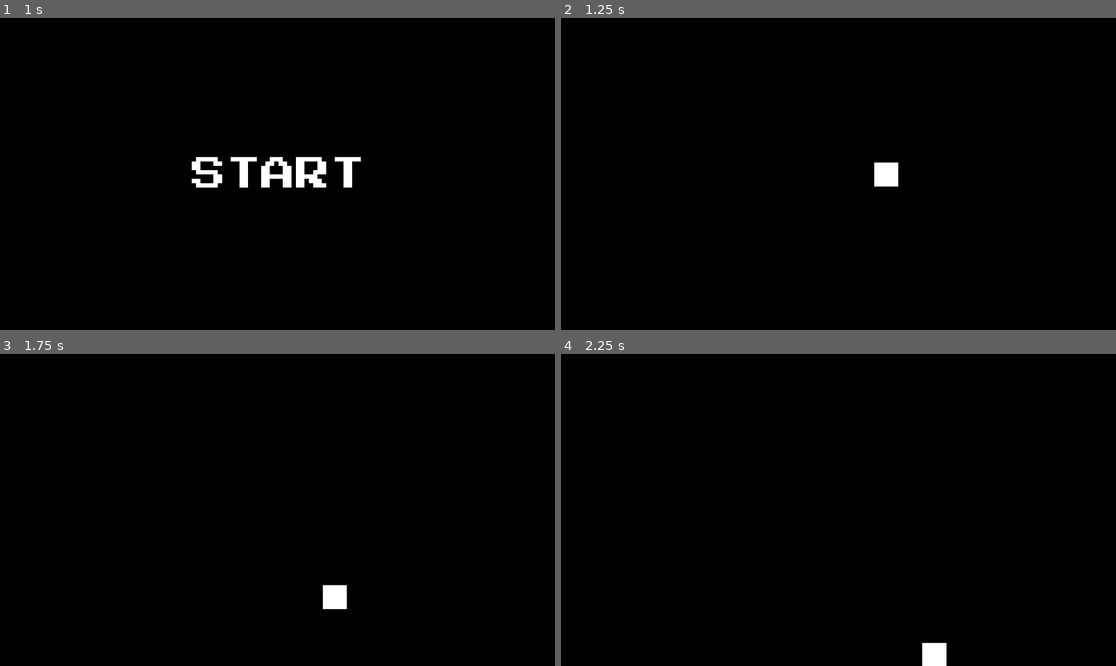
Above: before the commit, frames 1-4 (two rows, left to right).
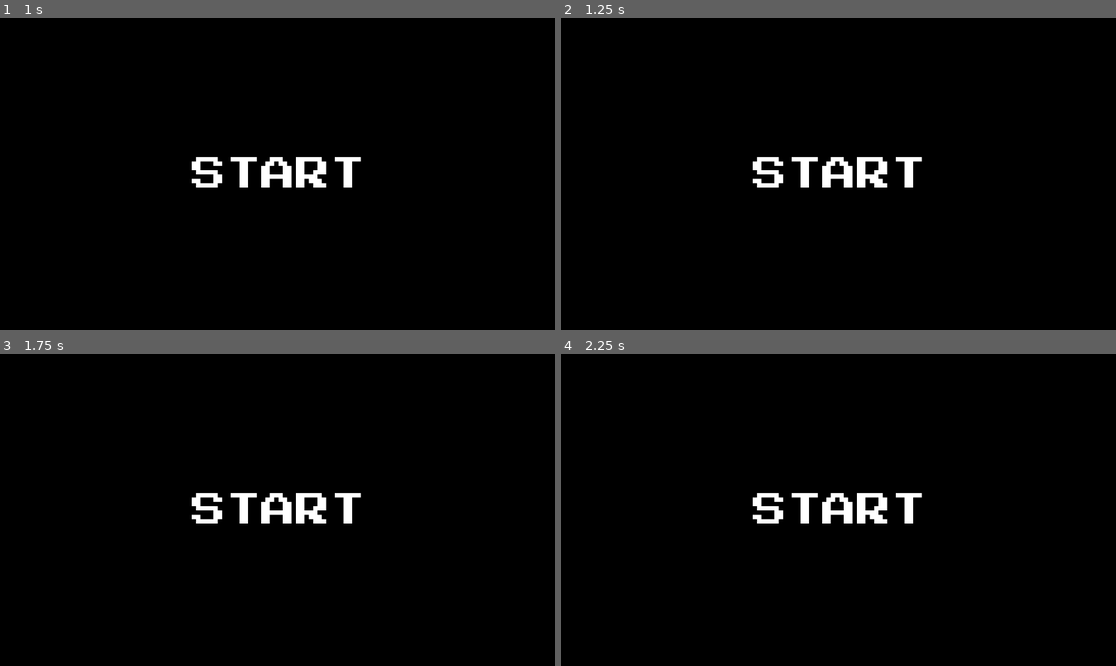
Above: after the commit, the same moments.

Repository: watsutatsu/start-game
Game: Godot game, scene res://Main.tscn
The game is run twice, just before and just after one commit, with the same random seed, the same clock (stepped at 60 frames per second) and the same inputs. Sound files missing from this copy of the repository are replaced by a short silence.
Inputs:
- Up to frame 1 (1 s): tap Enter (ui_accept) at 0.5, 0.6, 0.77 s; hold Right (ui_right) from 0.53 s (still down)
- Up to frame 2 (1.25 s): keep holding Right (ui_right); tap Enter (ui_accept) at 1.07 s
- Up to frame 3 (1.75 s): release Right (ui_right) at 1.28 s; hold Down (ui_down) from 1.28 s (still down); tap Enter (ui_accept) at 1.35, 1.52 s
- Up to frame 4 (2.25 s): tap Enter (ui_accept) at 1.82, 2.1 s; release Down (ui_down) at 2.03 s; hold Right (ui_right) from 2.03 s (still down)

Frame 1 is identical in both runs. In frame 2, 1.6% of the frame differs, in the area x 34-66%, y 44-55%; in frame 3, 1.8%, in the area x 34-66%, y 44-82%; in frame 4, 1.8%.

Commit message:
stash

Diff:
--- a/games/main/levels/00/main.gd
+++ b/games/main/levels/00/main.gd
@@ -1,5 +1,11 @@
 extends Node2D
 
+func _ready():
+	$BootScreenAudio.play();
+
 func _process(delta):
-	if Input.is_anything_pressed():
+
+	if Input.is_action_just_pressed("ui_accept"):
+		$StartGameAudio.play()
+		await $StartGameAudio.finished
 		get_tree().change_scene_to_file("res://levels/01/main.tscn")
--- a/games/main/levels/00/main.tscn
+++ b/games/main/levels/00/main.tscn
@@ -1,8 +1,10 @@
-[gd_scene load_steps=4 format=3 uid="uid://blwjogbwnmrfj"]
+[gd_scene load_steps=6 format=3 uid="uid://blwjogbwnmrfj"]
 
 [ext_resource type="Script" path="res://levels/00/main.gd" id="1_ffsd2"]
 [ext_resource type="PackedScene" uid="uid://b8i48t66kxi1x" path="res://scenes/common/background.tscn" id="1_weic5"]
 [ext_resource type="FontFile" uid="uid://b2c0ocq4mgjk5" path="res://assets/fonts/PressStart2P-Regular.ttf" id="2_bgm8s"]
+[ext_resource type="AudioStream" uid="uid://jogg0y55fbe7" path="res://assets/audio/Retro/General Sounds/Menu Sounds/sfx_menu_select2.wav" id="4_snaml"]
+[ext_resource type="AudioStream" uid="uid://cak6tptegv1v0" path="res://assets/audio/Retro/General Sounds/Menu Sounds/sfx_menu_select4.wav" id="5_ykl0g"]
 
 [node name="Main" type="Node2D"]
 script = ExtResource("1_ffsd2")
@@ -21,5 +23,9 @@
 vertical_alignment = 1
 metadata/_edit_lock_ = true
 
-[node name="AudioStreamPlayer2D" type="AudioStreamPlayer2D" parent="."]
+[node name="BootScreenAudio" type="AudioStreamPlayer2D" parent="."]
+stream = ExtResource("4_snaml")
 autoplay = true
+
+[node name="StartGameAudio" type="AudioStreamPlayer2D" parent="."]
+stream = ExtResource("5_ykl0g")
--- /dev/null
+++ b/games/main/levels/01/floor.tscn
@@ -0,0 +1,18 @@
+[gd_scene load_steps=3 format=3 uid="uid://bxrtqqpeflyyb"]
+
+[sub_resource type="PhysicsMaterial" id="PhysicsMaterial_m37qf"]
+
+[sub_resource type="RectangleShape2D" id="RectangleShape2D_e1kvp"]
+size = Vector2(40, 40)
+
+[node name="StaticBody2D" type="StaticBody2D"]
+physics_material_override = SubResource("PhysicsMaterial_m37qf")
+
+[node name="ColorRect" type="ColorRect" parent="."]
+offset_right = 40.0
+offset_bottom = 40.0
+color = Color(0.288518, 0.288518, 0.288518, 1)
+
+[node name="CollisionShape2D" type="CollisionShape2D" parent="."]
+position = Vector2(20, 20)
+shape = SubResource("RectangleShape2D_e1kvp")
--- /dev/null
+++ b/games/main/levels/01/goal.gd
@@ -0,0 +1,7 @@
+extends Area2D
+
+func _on_body_entered(body):
+	print(body)
+	# $AudioPlayer.play()
+	# await $AudioPlayer.finished
+	get_tree().change_scene_to_file("res://levels/02/main.tscn")
--- /dev/null
+++ b/games/main/levels/01/goal.tscn
@@ -0,0 +1,21 @@
+[gd_scene load_steps=3 format=3 uid="uid://bksvtde1focrs"]
+
+[ext_resource type="AudioStream" uid="uid://cwhlf5wjdxpnm" path="res://assets/audio/Retro/General Sounds/Positive Sounds/sfx_sounds_powerup2.wav" id="1_weqnv"]
+
+[sub_resource type="RectangleShape2D" id="RectangleShape2D_si10q"]
+size = Vector2(40, 40)
+
+[node name="Goal" type="Area2D"]
+scale = Vector2(0.25, 0.25)
+
+[node name="CollisionShape2D" type="CollisionShape2D" parent="."]
+position = Vector2(20, 20)
+shape = SubResource("RectangleShape2D_si10q")
+
+[node name="ColorRect" type="ColorRect" parent="."]
+offset_right = 40.0
+offset_bottom = 40.0
+color = Color(1, 1, 0, 1)
+
+[node name="CollectedAudio" type="AudioStreamPlayer2D" parent="."]
+stream = ExtResource("1_weqnv")
--- a/games/main/levels/01/main.tscn
+++ b/games/main/levels/01/main.tscn
@@ -1,8 +1,10 @@
-[gd_scene load_steps=4 format=3 uid="uid://bvtyjd1kgqmub"]
+[gd_scene load_steps=6 format=3 uid="uid://bvtyjd1kgqmub"]
 
 [ext_resource type="PackedScene" uid="uid://b8i48t66kxi1x" path="res://scenes/common/background.tscn" id="1_qwa2n"]
 [ext_resource type="FontFile" uid="uid://b2c0ocq4mgjk5" path="res://assets/fonts/PressStart2P-Regular.ttf" id="2_no40t"]
-[ext_resource type="PackedScene" uid="uid://bkq4pp0ei7oyo" path="res://scenes/common/player.tscn" id="3_o30c4"]
+[ext_resource type="PackedScene" uid="uid://ddkbrrojqyq8k" path="res://levels/01/player.tscn" id="3_o30c4"]
+[ext_resource type="PackedScene" uid="uid://bksvtde1focrs" path="res://levels/01/goal.tscn" id="4_x7iw2"]
+[ext_resource type="Script" path="res://levels/01/goal.gd" id="5_8celp"]
 
 [node name="Main" type="Node2D"]
 
@@ -21,8 +23,12 @@
 vertical_alignment = 1
 metadata/_edit_lock_ = true
 
-[node name="AudioStreamPlayer2D" type="AudioStreamPlayer2D" parent="."]
-autoplay = true
+[node name="Player" parent="." instance=ExtResource("3_o30c4")]
+position = Vector2(557, 300)
 
-[node name="CharacterBody2D" parent="." instance=ExtResource("3_o30c4")]
-position = Vector2(557, 300)
+[node name="Goal" parent="." instance=ExtResource("4_x7iw2")]
+position = Vector2(307, 88)
+scale = Vector2(0.5, 0.5)
+script = ExtResource("5_8celp")
+
+[connection signal="body_entered" from="Goal" to="Goal" method="_on_body_entered"]
--- /dev/null
+++ b/games/main/levels/01/player.tscn
@@ -0,0 +1,19 @@
+[gd_scene load_steps=3 format=3 uid="uid://ddkbrrojqyq8k"]
+
+[ext_resource type="Script" path="res://levels/01/player.gd" id="1_w2eob"]
+
+[sub_resource type="RectangleShape2D" id="RectangleShape2D_kt87b"]
+size = Vector2(50, 50)
+
+[node name="CharacterBody2D" type="CharacterBody2D"]
+script = ExtResource("1_w2eob")
+
+[node name="CollisionShape2D" type="CollisionShape2D" parent="."]
+position = Vector2(25, 25)
+shape = SubResource("RectangleShape2D_kt87b")
+metadata/_edit_lock_ = true
+
+[node name="ColorRect" type="ColorRect" parent="."]
+offset_right = 50.0
+offset_bottom = 50.0
+metadata/_edit_lock_ = true
--- /dev/null
+++ b/games/main/levels/02/background.gd
@@ -0,0 +1,4 @@
+@tool
+extends ColorRect
+
+func _pro
--- /dev/null
+++ b/games/main/levels/02/goal.gd
@@ -0,0 +1,7 @@
+extends Area2D
+
+func _on_body_entered(body):
+	print(body)
+	$AudioPlayer.play()
+	await $AudioPlayer.finished
+	get_tree().change_scene_to_file("res://levels/01/main.tscn")
--- /dev/null
+++ b/games/main/levels/02/goal.tscn
@@ -0,0 +1,16 @@
+[gd_scene load_steps=2 format=3 uid="uid://cstl60cmkfcp8"]
+
+[sub_resource type="RectangleShape2D" id="RectangleShape2D_si10q"]
+size = Vector2(40, 40)
+
+[node name="Goal" type="Area2D"]
+scale = Vector2(0.25, 0.25)
+
+[node name="CollisionShape2D" type="CollisionShape2D" parent="."]
+position = Vector2(20, 20)
+shape = SubResource("RectangleShape2D_si10q")
+
+[node name="ColorRect" type="ColorRect" parent="."]
+offset_right = 40.0
+offset_bottom = 40.0
+color = Color(1, 1, 0, 1)
--- /dev/null
+++ b/games/main/levels/02/main.tscn
@@ -0,0 +1,42 @@
+[gd_scene load_steps=8 format=3 uid="uid://wiuv10qpq68r"]
+
+[ext_resource type="PackedScene" uid="uid://b8i48t66kxi1x" path="res://scenes/common/background.tscn" id="1_b2byv"]
+[ext_resource type="FontFile" uid="uid://b2c0ocq4mgjk5" path="res://assets/fonts/PressStart2P-Regular.ttf" id="2_n13ww"]
+[ext_resource type="AudioStream" uid="uid://dk0a4ck2jwm4f" path="res://assets/audio/Retro/Death Screams/Alien/sfx_deathscream_alien2.wav" id="3_20o0y"]
+[ext_resource type="PackedScene" uid="uid://bksvtde1focrs" path="res://levels/01/goal.tscn" id="5_djqlh"]
+[ext_resource type="Script" path="res://levels/01/goal.gd" id="6_kdb6d"]
+[ext_resource type="PackedScene" uid="uid://d1xpa7x843a42" path="res://levels/02/player.tscn" id="7_e0g0k"]
+[ext_resource type="PackedScene" uid="uid://bxrtqqpeflyyb" path="res://levels/01/floor.tscn" id="7_kbkus"]
+
+[node name="Main" type="Node2D"]
+
+[node name="Background" parent="." instance=ExtResource("1_b2byv")]
+
+[node name="Label" type="Label" parent="."]
+visible = false
+offset_left = 2.0
+offset_top = 1.0
+offset_right = 1154.0
+offset_bottom = 649.0
+theme_override_fonts/font = ExtResource("2_n13ww")
+theme_override_font_sizes/font_size = 72
+text = "START"
+horizontal_alignment = 1
+vertical_alignment = 1
+metadata/_edit_lock_ = true
+
+[node name="AudioPlayer" type="AudioStreamPlayer2D" parent="."]
+stream = ExtResource("3_20o0y")
+
+[node name="Goal" parent="." instance=ExtResource("5_djqlh")]
+position = Vector2(1002, 399)
+scale = Vector2(0.5, 0.5)
+script = ExtResource("6_kdb6d")
+
+[node name="Floot" parent="." instance=ExtResource("7_kbkus")]
+position = Vector2(0, 608)
+scale = Vector2(29, 1)
+
+[node name="Player" parent="." instance=ExtResource("7_e0g0k")]
+
+[connection signal="body_entered" from="Goal" to="Goal" method="_on_body_entered"]
--- /dev/null
+++ b/games/main/levels/02/player.gd
@@ -0,0 +1,7 @@
+extends CharacterBody2D
+
+const GRAVITY = 400.0
+
+func _physics_process(delta):
+
+	velocity.y += GRAVITY;
--- /dev/null
+++ b/games/main/levels/02/player.tscn
@@ -0,0 +1,19 @@
+[gd_scene load_steps=3 format=3 uid="uid://d1xpa7x843a42"]
+
+[ext_resource type="Script" path="res://levels/01/player.gd" id="1_gg7sy"]
+
+[sub_resource type="RectangleShape2D" id="RectangleShape2D_kt87b"]
+size = Vector2(50, 50)
+
+[node name="CharacterBody2D" type="CharacterBody2D"]
+script = ExtResource("1_gg7sy")
+
+[node name="CollisionShape2D" type="CollisionShape2D" parent="."]
+position = Vector2(25, 25)
+shape = SubResource("RectangleShape2D_kt87b")
+metadata/_edit_lock_ = true
+
+[node name="ColorRect" type="ColorRect" parent="."]
+offset_right = 50.0
+offset_bottom = 50.0
+metadata/_edit_lock_ = true
--- a/games/main/scenes/common/player.tscn
+++ /dev/null
@@ -1,19 +0,0 @@
-[gd_scene load_steps=3 format=3 uid="uid://bkq4pp0ei7oyo"]
-
-[ext_resource type="Script" path="res://levels/01/CharacterBody2D.gd" id="1_w2eob"]
-
-[sub_resource type="RectangleShape2D" id="RectangleShape2D_kt87b"]
-size = Vector2(50, 50)
-
-[node name="CharacterBody2D" type="CharacterBody2D"]
-script = ExtResource("1_w2eob")
-
-[node name="CollisionShape2D" type="CollisionShape2D" parent="."]
-position = Vector2(25, 25)
-shape = SubResource("RectangleShape2D_kt87b")
-metadata/_edit_lock_ = true
-
-[node name="ColorRect" type="ColorRect" parent="."]
-offset_right = 50.0
-offset_bottom = 50.0
-metadata/_edit_lock_ = true
Not shown, added: games/main/assets/audio/Retro/Death Screams/Alien/sfx_deathscream_alien1.wav.import
Not shown, added: games/main/assets/audio/Retro/Death Screams/Alien/sfx_deathscream_alien2.wav.import
Not shown, added: games/main/assets/audio/Retro/Death Screams/Alien/sfx_deathscream_alien3.wav.import
Not shown, added: games/main/assets/audio/Retro/Death Screams/Alien/sfx_deathscream_alien4.wav.import
Not shown, added: games/main/assets/audio/Retro/Death Screams/Alien/sfx_deathscream_alien5.wav.import
Not shown, added: games/main/assets/audio/Retro/Death Screams/Alien/sfx_deathscream_alien6.wav.import
Not shown, added: games/main/assets/audio/Retro/Death Screams/Android/sfx_deathscream_android1.wav.import
Not shown, added: games/main/assets/audio/Retro/Death Screams/Android/sfx_deathscream_android2.wav.import
Not shown, added: games/main/assets/audio/Retro/Death Screams/Android/sfx_deathscream_android3.wav.import
Not shown, added: games/main/assets/audio/Retro/Death Screams/Android/sfx_deathscream_android4.wav.import
Not shown, added: games/main/assets/audio/Retro/Death Screams/Android/sfx_deathscream_android5.wav.import
Not shown, added: games/main/assets/audio/Retro/Death Screams/Android/sfx_deathscream_android6.wav.import
(and 702 more such lines)
